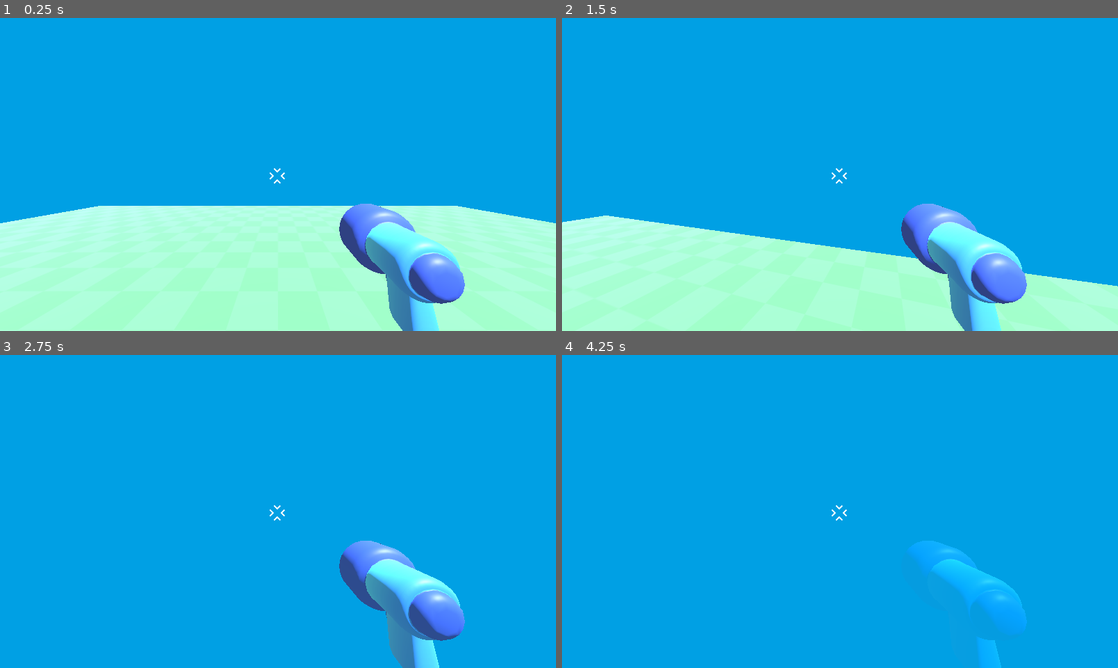
Above: before the commit, frames 1-4 (two rows, left to right).
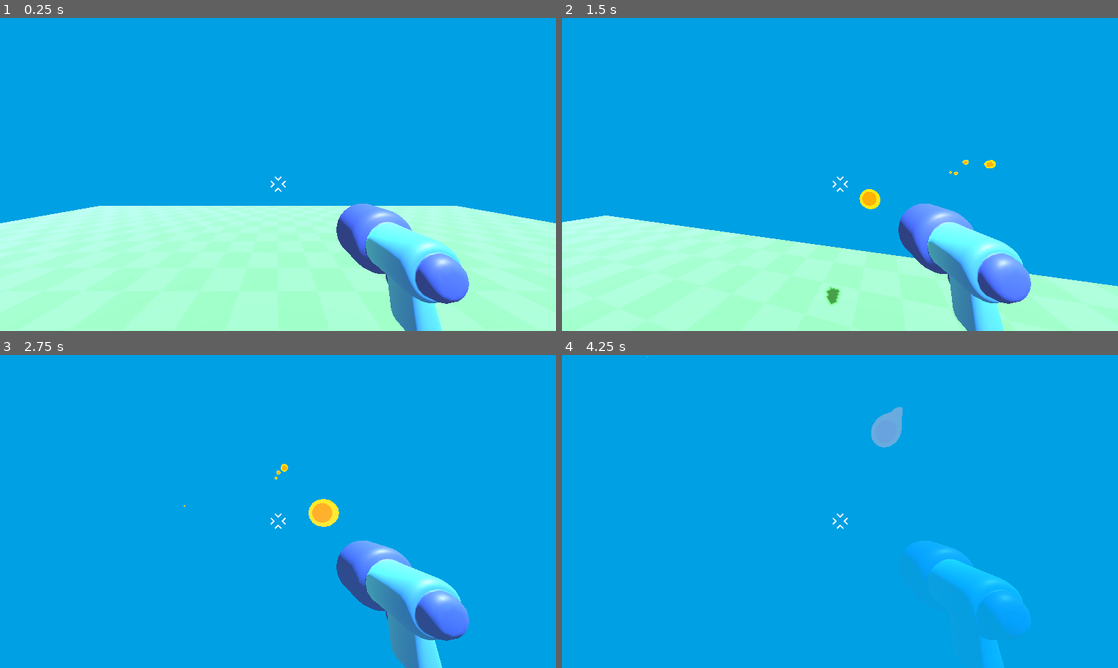
Above: after the commit, the same moments.

Repository: GArmane/gd-3d-first-demo
Game: Godot game, scene res://levels/dev/dev_001/dev_001.tscn
Two runs of this game, one before a commit and one after it. Both use one fixed random seed, a clock stepped at 60 frames per second and the inputs below.
Inputs (mouse positions are in pixels of both pictures, inside the frame that each line leads up to):
- Up to frame 1 (0.25 s): no input
- Up to frame 2 (1.5 s): tap Enter at 0.5 s; move the mouse to (867, 174) at 0.52 s; press the mouse at (867, 174) at 0.53 s; hold W (move_forward) from 0.53 s (still down); tap Space (jump) at 0.77 s; move the mouse to (812, 174) at 1.27 s; release the mouse at (812, 174) at 1.28 s; click (812, 174) at 1.35 s
- Up to frame 3 (2.75 s): keep holding W (move_forward); tap Space (jump) at 1.52 s; move the mouse to (289, 505) at 2.02 s; press the mouse at (289, 505) at 2.03 s
- Up to frame 4 (4.25 s): keep holding W (move_forward); move the mouse to (834, 517) at 2.77 s; release the mouse at (834, 517) at 2.78 s; click (834, 517) at 2.85 s; tap Space (jump) at 3.02, 3.77 s; move the mouse to (878, 514) at 3.52 s; press the mouse at (878, 514) at 3.53 s

The runs differ from the first frame. In frame 1, 1.3% of the frame differs, in the area x 48-85%, y 48-100%; in frame 2, 1.7%, in the area x 47-85%, y 45-100%; in frame 3, 1.7%; in frame 4, 0.8%.

Commit message:
(feat) shooting mechanics

Diff:
--- /dev/null
+++ b/components/bullet/bullet_3d.gd
@@ -0,0 +1,15 @@
+extends Area3D
+
+
+@export_range(0.0, 100.0, 0.5) var speed := 55.0
+@export_range(0.0, 400.0, 0.5) var max_range := 200.0
+
+
+var _distance_travelled := 0.0
+
+
+func _physics_process(delta: float) -> void:
+	position += transform.basis.z * speed * delta
+	_distance_travelled += speed * delta
+	if _distance_travelled >= max_range:
+		queue_free()
--- a/components/bullet/bullet_3d.tscn
+++ b/components/bullet/bullet_3d.tscn
@@ -1,11 +1,14 @@
-[gd_scene load_steps=3 format=3 uid="uid://cpf4hc1e2wtne"]
+[gd_scene load_steps=4 format=3 uid="uid://cpf4hc1e2wtne"]
 
 [ext_resource type="PackedScene" uid="uid://2u6kuy4yuhja" path="res://components/bullet/projectile_3d.tscn" id="1_jc15u"]
+[ext_resource type="Script" uid="uid://c1nqamtya3m4h" path="res://components/bullet/bullet_3d.gd" id="1_n2exk"]
 
 [sub_resource type="SphereShape3D" id="SphereShape3D_n2exk"]
 radius = 0.3
 
 [node name="Bullet3D" type="Area3D"]
+top_level = true
+script = ExtResource("1_n2exk")
 
 [node name="CollisionShape3D" type="CollisionShape3D" parent="."]
 shape = SubResource("SphereShape3D_n2exk")
--- a/components/bullet/projectile_3d.tscn
+++ b/components/bullet/projectile_3d.tscn
@@ -12,4 +12,5 @@
 [node name="Projectile3D" instance=ExtResource("1_7pl1q")]
 
 [node name="Projectile" parent="." index="0"]
+transform = Transform3D(1.47e-14, -4.37114e-08, -1, -1, 3.13916e-07, 0, 3.13916e-07, 1, -4.37114e-08, 0, 0, 0)
 material_override = SubResource("ShaderMaterial_1hj62")
--- a/components/player/player.gd
+++ b/components/player/player.gd
@@ -1,11 +1,20 @@
 class_name Player extends CharacterBody3D
 
 
+const BULLED_3D = preload("res://components/bullet/bullet_3d.tscn")
 const GRAVITY := 9.8
 
 @export_range(1.0, 1.0, 0.05) var camera_sensibility := 0.3
 @export_range(1.0, 10.0, 0.5) var movement_speed := 5.0
 @export_range(1.0, 10.0, 0.5) var movement_jump_height := 4.0
+
+
+func _shoot() -> void:
+	var bullet = BULLED_3D.instantiate()
+	%GunBulletSpawnPoint.add_child(bullet)
+	bullet.global_transform = %GunBulletSpawnPoint.global_transform
+
+	%GunShotTimer.start()
 
 
 func _physics_process(delta: float) -> void:
@@ -23,6 +32,9 @@
 
 	move_and_slide()
 
+	if Input.is_action_pressed("shoot") and %GunShotTimer.is_stopped():
+		_shoot()
+
 
 func _unhandled_input(event: InputEvent) -> void:
 	if event is InputEventMouseMotion:
--- a/components/player/player.tscn
+++ b/components/player/player.tscn
@@ -16,10 +16,16 @@
 fov = 90.0
 
 [node name="Gun" parent="Camera3D" instance=ExtResource("1_t3162")]
-transform = Transform3D(-0.299589, 0, 0.0157008, 0, 0.3, 0, -0.0157008, 0, -0.299589, 0.3, -0.2, -0.4)
+transform = Transform3D(-0.299817, 0, -0.0104698, 0, 0.3, 0, 0.0104698, 0, -0.299817, 0.3, -0.2, -0.4)
 
-[node name="Marker3D" type="Marker3D" parent="Camera3D/Gun"]
-transform = Transform3D(1, 0, 0, 0, 1, 0, 0, 0, 1, 0.0274148, 0, 0.523104)
+[node name="GunBulletSpawnPoint" type="Marker3D" parent="Camera3D/Gun"]
+unique_name_in_owner = true
+transform = Transform3D(1, 0, 1.78814e-07, 0, 1, 0, -1.78814e-07, 0, 1, 0.0274148, 0, 0.523104)
+
+[node name="GunShotTimer" type="Timer" parent="Camera3D/Gun"]
+unique_name_in_owner = true
+wait_time = 0.2
+one_shot = true
 
 [node name="CollisionShape3D" type="CollisionShape3D" parent="."]
 transform = Transform3D(1, 0, 0, 0, 1, 0, 0, 0, 1, 0, 1.00816, 0)
@@ -31,10 +37,10 @@
 anchor_top = 0.5
 anchor_right = 0.5
 anchor_bottom = 0.5
-offset_left = -21.0
-offset_top = -16.0
-offset_right = 133.0
-offset_bottom = 138.0
+offset_left = -19.0
+offset_top = 3.0
+offset_right = 135.0
+offset_bottom = 157.0
 grow_horizontal = 2
 grow_vertical = 2
 scale = Vector2(0.25, 0.25)
--- a/project.godot
+++ b/project.godot
@@ -47,3 +47,8 @@
 "events": [Object(InputEventKey,"resource_local_to_scene":false,"resource_name":"","device":-1,"window_id":0,"alt_press …(191 unchanged characters)…
 ]
 }
+shoot={
+"deadzone": 0.2,
+"events": [Object(InputEventMouseButton,"resource_local_to_scene":false,"resource_name":"","device":-1,"window_id":0,"alt_pressed":false,"shift_pressed":false,"ctrl_pressed":false,"meta_pressed":false,"button_mask":1,"position":Vector2(185, 11),"global_position":Vector2(194, 59),"factor":1.0,"button_index":1,"canceled":false,"pressed":true,"double_click":false,"script":null)
+]
+}
Not shown, added: components/bullet/bullet_3d.gd.uid
